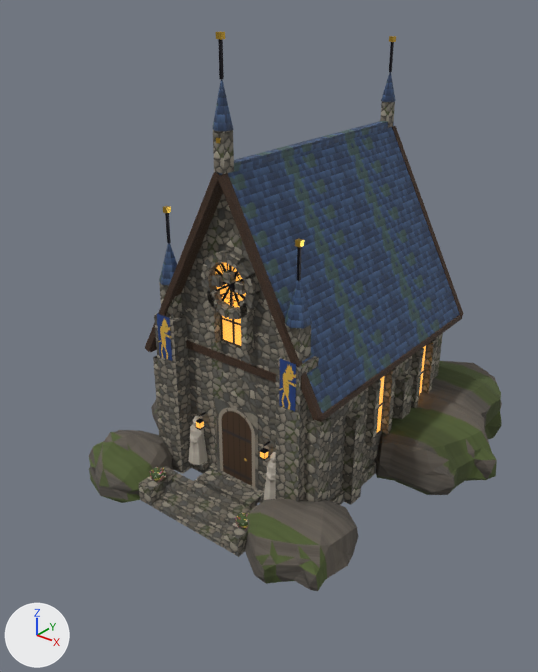
Before and after pictures for a commit that changed the glTF model www/proto3d/models/beth/hi/buildings_card2/bld_crypt_card2_lod1.glb.
One viewpoint serves both versions: a camera (50 mm lens) standing at (14.2, -20.3, 16.4) and looking at (-0.2, -2.2, 5.2). Every picture has the same lights, and +X, +Y and +Z are marked at lower left. The first picture is the older version. Vertices at exactly the same position are counted once.

Names of what the first picture shows: 'bld_crypt_card2'.
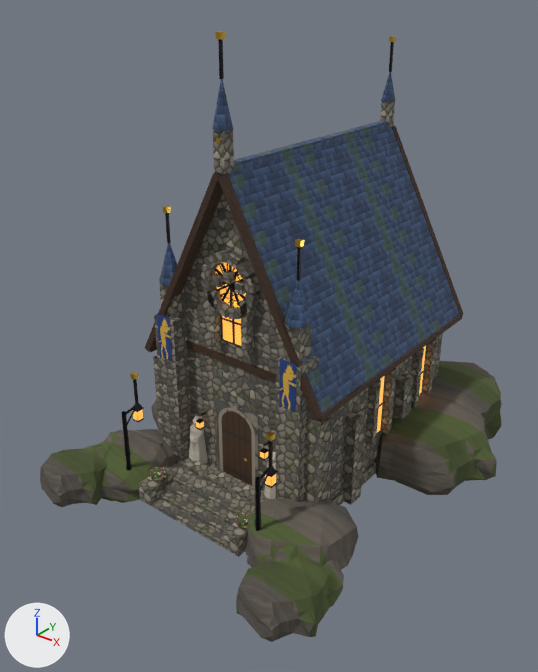
Where the change shows, as pixel boxes (x1, y1, x2, y2) in the pictures (538 x 672 px):
'bld_crypt_card2', reshaped (12% wider, 9% taller): before (89, 31, 502, 591); after (40, 31, 502, 642)
part 1 of me_bld_crypt_card2, added: after (269, 440, 273, 468)
part 2 of me_bld_crypt_card2, added: after (266, 431, 275, 441)
part 3 of me_bld_crypt_card2, added: after (271, 474, 276, 486)
part 4 of me_bld_crypt_card2, added: after (265, 476, 271, 486)
part 5 of me_bld_crypt_card2, added: after (133, 379, 139, 404)
part 6 of me_bld_crypt_card2, added: after (130, 372, 138, 380)
part 7 of me_bld_crypt_card2, added: after (137, 410, 143, 421)
part 8 of me_bld_crypt_card2, added (green): after (270, 544, 344, 608)
part 9 of me_bld_crypt_card2, added: after (236, 557, 330, 642)
part 10 of me_bld_crypt_card2, added: after (136, 429, 176, 467)
part 11 of me_bld_crypt_card2, added (mostly hidden): after (95, 445, 114, 501)
part 12 of me_bld_crypt_card2, added: after (40, 445, 108, 507)
part 13 of me_bld_crypt_card2, added: after (121, 403, 278, 531)

The change, as a diff of the scene's bpy script:
```diff
--- a/www/proto3d/models/beth/hi/buildings_card2/bld_crypt_card2_lod1.glb.py
+++ b/www/proto3d/models/beth/hi/buildings_card2/bld_crypt_card2_lod1.glb.py
@@ me_bld_crypt_card2 @@
-me_bld_crypt_card2.from_pydata(...)  # 2800 vertices, 4336 faces; spans x -6.6..6.9, y -7.6..7.7, z -0.2..15.0
+me_bld_crypt_card2.from_pydata(...)  # 4436 vertices, 7210 faces; spans x -6.6..6.9, y -8.8..7.7, z -0.3..15.0
+# me_bld_crypt_card2 part 1: the loose piece of 16 vertices spanning x 2.6, y -4.4, z 8.6..9.7 is copied, and the copy is turned -180 degrees about the z axis through its middle, then moved by (0.3, -1.7, -5.4); it spans x 2.9, y -6.1..-6.0, z 3.2..4.3
+# me_bld_crypt_card2 part 2: the loose piece of 24 vertices spanning x -0.1..0.1, y -4.8..-4.6, z 12.1..12.3 is copied, and the copy is scaled about its middle by (-1.22, -1.29, 1.23), then moved by (2.9, -1.3, -7.9); it spans x 2.8..3.0, y -6.1..-6.0, z 4.2..4.4
+# me_bld_crypt_card2 part 3: the loose piece of 4 vertices spanning x 1.4..1.5, y -4.7, z 2.2..2.4 is copied, and the copy is moved by (1.6, -1.4, 0.6); it spans x 3.0, y -6.2..-5.9, z 2.7..3.0
+# me_bld_crypt_card2 part 4: the loose piece of 4 vertices spanning x 1.4..1.5, y -4.4, z 2.2..2.4 is copied, and the copy is moved by (1.5, -1.7, 0.6); it spans x 2.8..3.0, y -6.2, z 2.7..3.0
+# me_bld_crypt_card2 part 5: the loose piece of 16 vertices spanning x -2.6, y -4.4, z 8.6..9.7 is copied, and the copy is turned 180 degrees about the z axis through its middle, then moved by (-0.3, -1.7, -5.4); it spans x -2.9, y -6.1..-6.0, z 3.2..4.3
+# me_bld_crypt_card2 part 6: the loose piece of 24 vertices spanning x -0.1..0.1, y -4.8..-4.6, z 12.1..12.3 is copied, and the copy is scaled about its middle by (-1.22, -1.29, 1.23), then moved by (-2.9, -1.3, -7.9); it spans x -3.0..-2.8, y -6.1..-6.0, z 4.2..4.4
+# me_bld_crypt_card2 part 7: the loose piece of 4 vertices spanning x -1.5, y -4.6..-4.5, z 2.2..2.4 is copied, and the copy is moved by (-1.2, -1.5, 0.6); it spans x -2.8, y -6.2..-5.9, z 2.7..3.0
+# me_bld_crypt_card2 part 8: the loose piece of 92 vertices spanning x -5.4..-2.1, y -7.6..-3.9, z -0.2..1.6 is copied, and the copy is turned 40 degrees about the z axis through its middle and scaled by 0.823, then moved by (7.8, -0.6, -0.2); it spans x 2.7..5.6, y -7.6..-5.0, z -0.3..1.3
+# me_bld_crypt_card2 part 9: the loose piece of 92 vertices spanning x 1.7..5.2, y -7.4..-3.9, z -0.2..1.5 is copied, and the copy is turned 20 degrees about the z axis through its middle and scaled by 0.774, then moved by (1.0, -2.0, -0.2); it spans x 3.2..5.9, y -8.8..-6.1, z -0.3..1.2
+# me_bld_crypt_card2 part 10: the loose piece of 92 vertices spanning x -6.4..-1.6, y 0.1..4.6, z -0.2..2.0 is copied, and the copy is turned 60 degrees about the z axis through its middle and scaled by 0.572, then moved by (0.5, -7.4, -0.5); it spans x -4.9..-2.3, y -6.6..-3.7, z -0.3..1.1
+# me_bld_crypt_card2 part 11: the loose piece of 92 vertices spanning x -5.4..-2.1, y -7.6..-3.9, z -0.2..1.6 is copied, and the copy is turned 40 degrees about the z axis through its middle and scaled by 0.823, then moved by (-0.4, -0.6, -0.2); it spans x -5.5..-2.6, y -7.6..-5.0, z -0.3..1.3
+# me_bld_crypt_card2 part 12: the loose piece of 92 vertices spanning x 1.7..5.2, y -7.4..-3.9, z -0.2..1.5 is copied, and the copy is turned 20 degrees about the z axis through its middle and scaled by 0.774, then moved by (-8.2, -2.0, -0.2); it spans x -6.0..-3.3, y -8.8..-6.1, z -0.3..1.2
+# me_bld_crypt_card2 part 13: 940 vertices added at x -3.1..3.1, y -6.8..-4.7, z 0.0..3.3
+# other edits to the shape of me_bld_crypt_card2 do not show in these pictures
 me_bld_crypt_card2.materials.append(mat_card2_shared)
```
